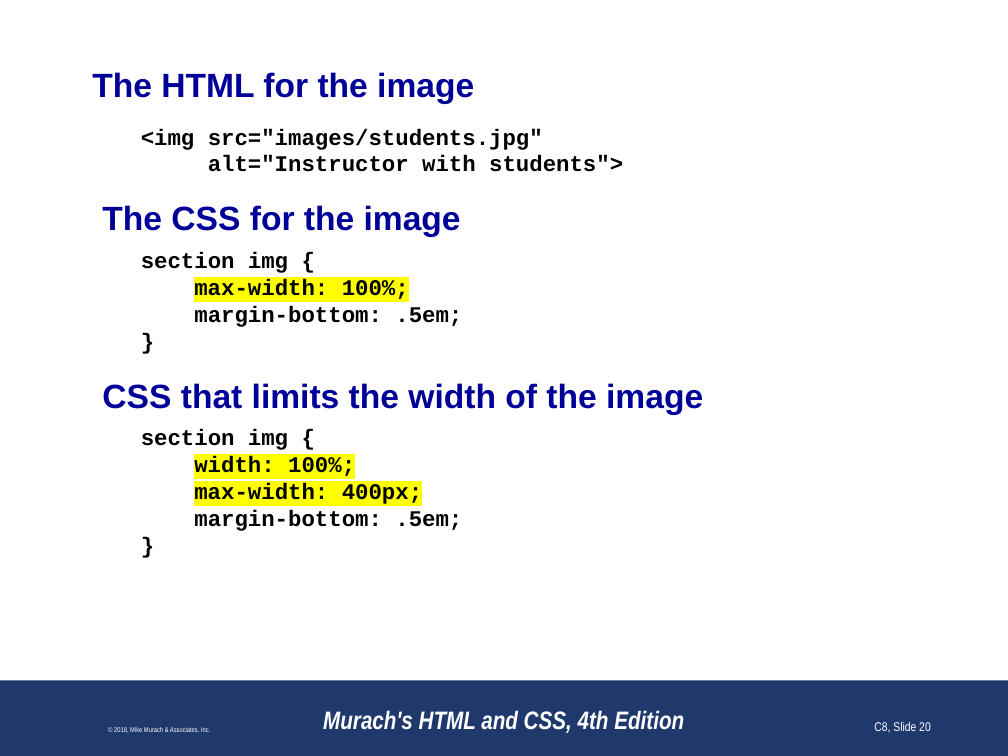
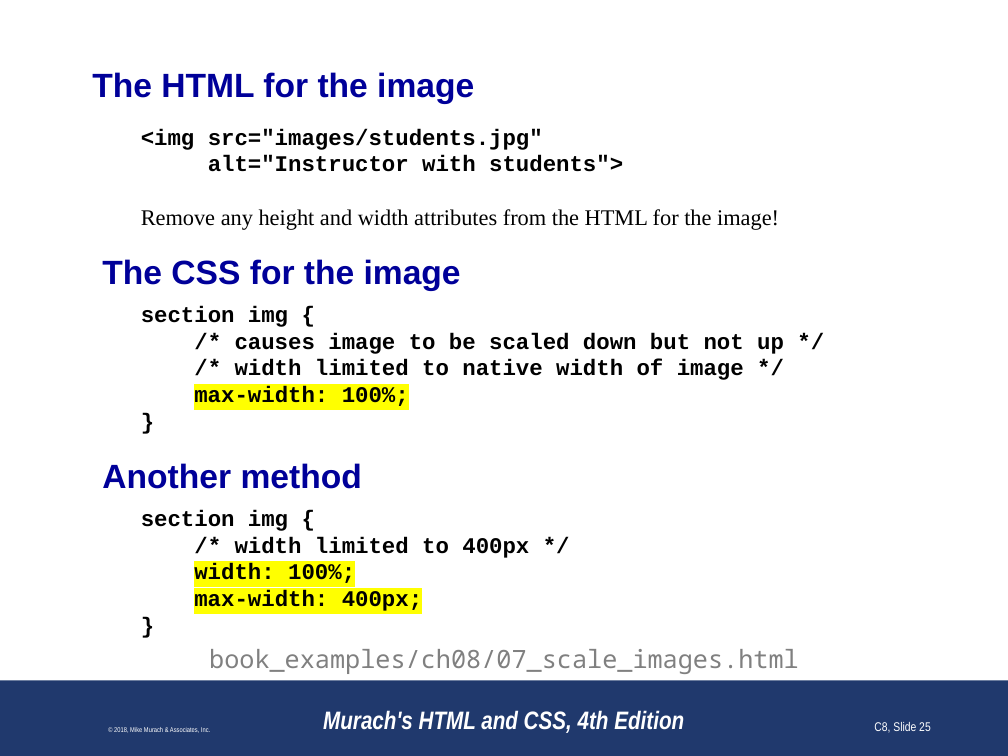
Before and after one commit to paulsmithkc/awd1000_base_lab_and_homework, a slide deck: slide 25 of murach_html_4e/slides/Chapter 8 slides (Revised).pptx (slide 20 before the commit). Drawn at 1008x756 pixels with LibreOffice and Linux fonts; fonts in the diff are those of the drawing; background and template pictures are left out. Boxes give left, top, right and bottom in pixels: in the first picture for what was removed or moved away, otherwise in the second. Text is boxed around its words. In the diff, an @@ line names an element or a change of style, - is before the commit and + after.

```diff
--- a/murach_html_4e/slides/Chapter 8 slides (Revised).pptx
+++ b/murach_html_4e/slides/Chapter 8 slides (Revised).pptx
@@ text at [141,209,779,230]: paragraph added @@
+Remove any height and width attributes from the HTML for the image!
@@ text at [194,306,462,327]: paragraph removed @@
-margin-bottom: .5em;
@@ text at [235,332,784,380]: paragraphs added @@
+/* causes image to be scaled down but not up */
+/* width limited to native width of image */
@@ text at [102,463,362,489]: text changed @@
-CSS that limits the width of the image
+Another method
@@ text at [194,510,462,531]: paragraph removed @@
-margin-bottom: .5em;
@@ text at [235,537,529,558]: paragraph added @@
+/* width limited to 400px */
@@ text added at [209,649,799,674], 18 pt, text #808080 @@
+book_examples/ch08/07_scale_images.html
@@ page number at [874,722,931,733]: text changed @@
-C8, Slide 20
+C8, Slide 25
```
Also in this commit, not shown: 32 other slides changed, 3 slides added, 5 slides removed.
